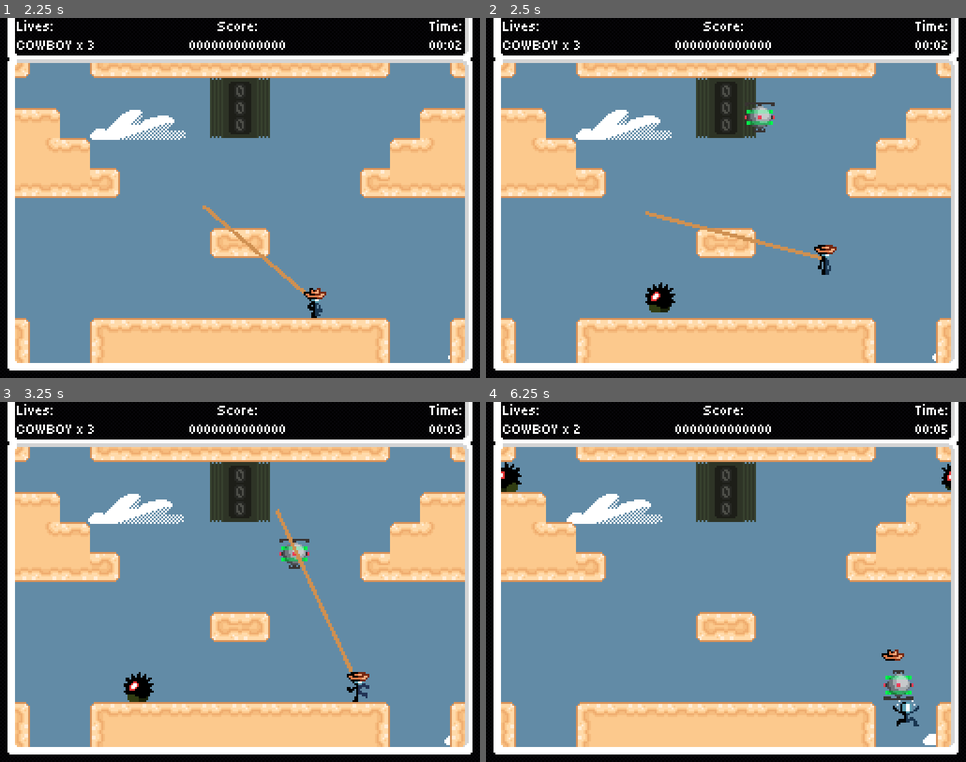
Above: before the commit, frames 1-4 (two rows, left to right).
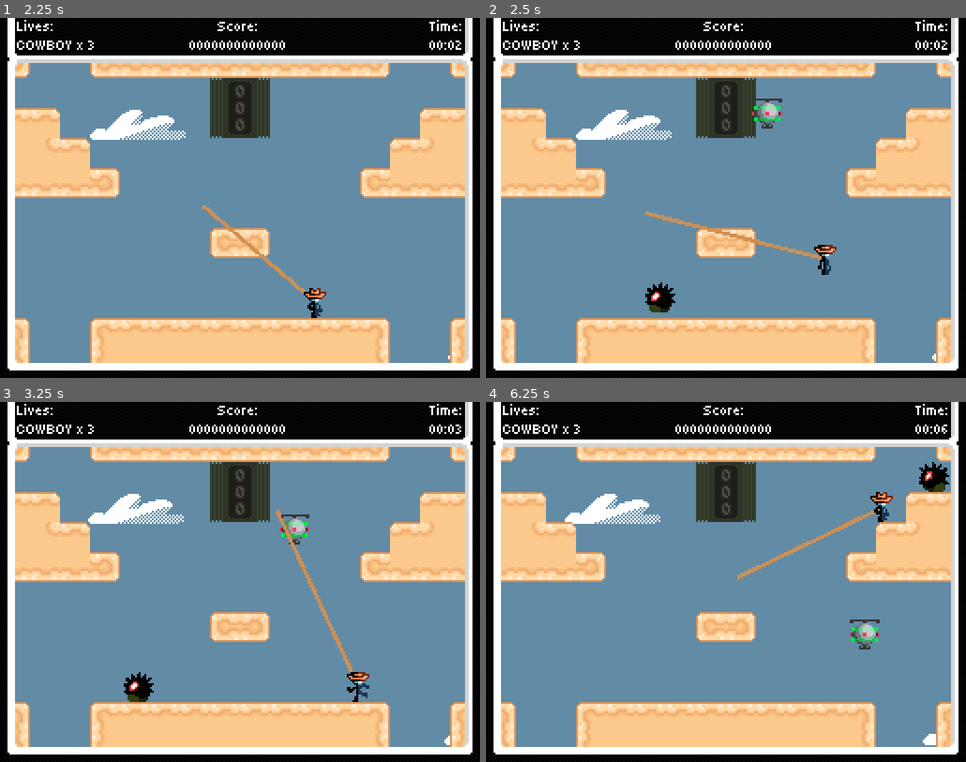
Above: after the commit, the same moments.

Repository: Jcodefox/GMTK-2025
Game: Godot game, scene res://scenes/topscenes/title_topscene.tscn
Same seed, same stepped clock (60 frames per second), same inputs: the game is played once before the commit and once after it.
Inputs (mouse positions are in pixels of both pictures, inside the frame that each line leads up to):
- Up to frame 1 (2.25 s): click "Start Game" at 0.5 s; move the mouse to (345, 180) at 1.27 s; press the mouse at (345, 180) at 1.28 s; hold D (move_right) from 1.28 s (still down); tap Space (move_jump) at 1.52 s; move the mouse to (144, 216) at 2.02 s; release the mouse at (144, 216) at 2.03 s; click (144, 216) at 2.1 s
- Up to frame 2 (2.5 s): keep holding D (move_right); tap Space (move_jump) at 2.27 s
- Up to frame 3 (3.25 s): move the mouse to (288, 502) at 2.77 s; release D (move_right) at 2.78 s; press the mouse at (288, 502) at 2.78 s; hold A (move_left) from 2.78 s (still down)
- Up to frame 4 (6.25 s): move the mouse to (702, 654) at 3.52 s; release A (move_left) at 3.53 s; release the mouse at (702, 654) at 3.53 s; hold D (move_right) 3.53-5.03 s; click (702, 654) at 3.6 s; tap Space (move_jump) at 3.77, 4.52, 5.27 s; move the mouse to (870, 636) at 4.27 s; press the mouse at (870, 636) at 4.28 s; move the mouse to (582, 528) at 5.02 s; release the mouse at (582, 528) at 5.03 s; hold A (move_left) 5.03-5.78 s; click (582, 528) at 5.1 s; move the mouse to (750, 582) at 5.77 s; press the mouse at (750, 582) at 5.78 s; hold D (move_right) from 5.78 s (still down)

Frame 1 is identical in both runs. In frame 2, 0.5% of the frame differs, in the area x 53-62%, y 22-32%; in frame 3, 0.6%; in frame 4, 2.6%, in the area x 3-97%, y 6-91%.

Commit message:
Debuff drone

Diff:
--- a/scenes/prefabs/enemies/drone.tscn
+++ b/scenes/prefabs/enemies/drone.tscn
@@ -9,13 +9,13 @@
 
 [node name="Drone" type="CharacterBody2D" groups=["enemy"]]
 collision_layer = 4
-collision_mask = 0
+collision_mask = 2
 script = ExtResource("1_66nol")
 
 [node name="AnimatedSprite2D" type="AnimatedSprite2D" parent="."]
 sprite_frames = ExtResource("2_66nol")
 autoplay = "default"
-frame_progress = 0.721998
+frame_progress = 0.792037
 
 [node name="CollisionShape2D" type="CollisionShape2D" parent="."]
 shape = SubResource("RectangleShape2D_ps8f2")
--- a/scripts/prefabs/enemy/drone.gd
+++ b/scripts/prefabs/enemy/drone.gd
@@ -1,6 +1,6 @@
 extends Enemy
 
-@export var speed: float = 40
+@export var speed: float = 25
 
 var animated_sprite_ghosts: Array[Node2D] = []
 var collision_shape_ghosts: Array[Node2D] = []
